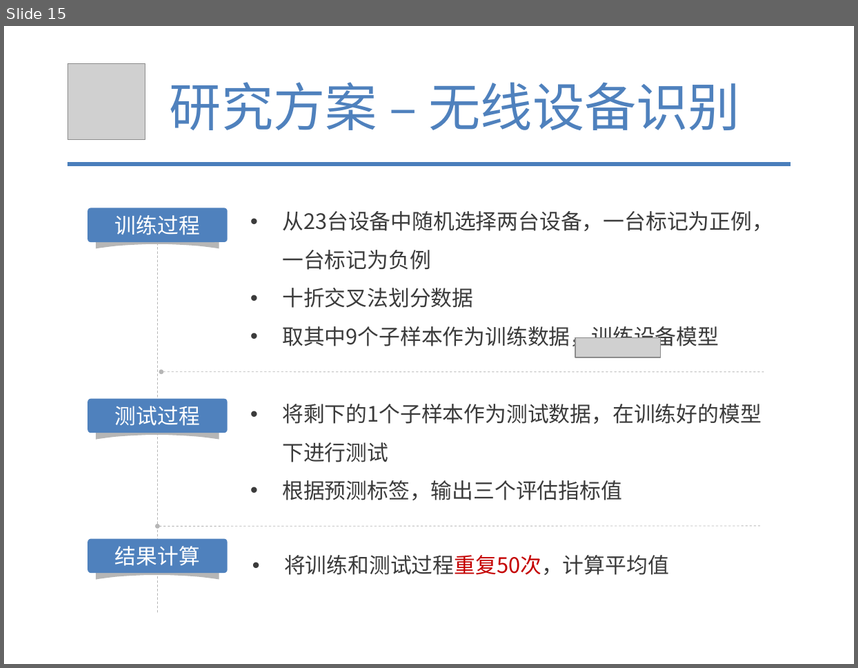
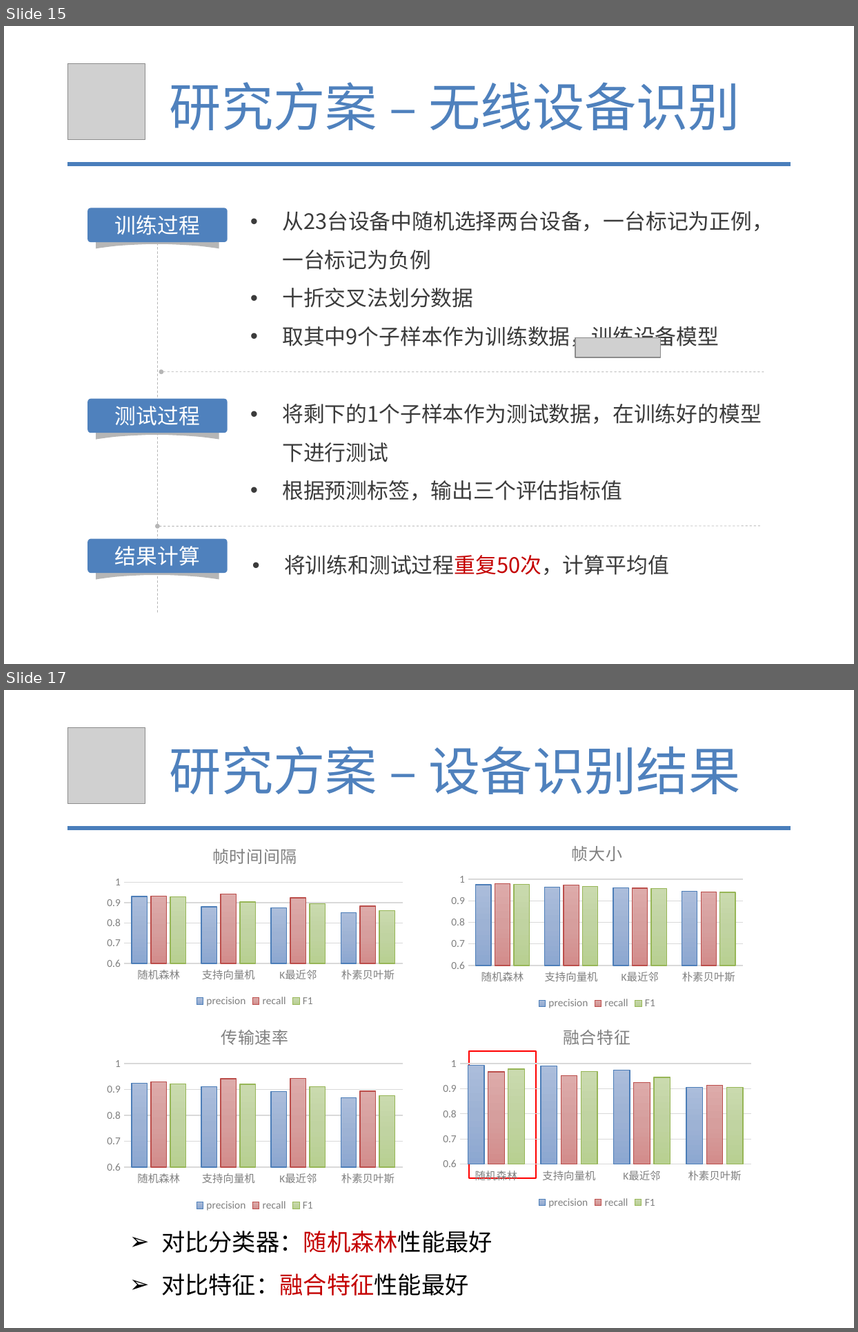
Before and after one commit to tianwen2017111/graduate_git, a slide deck: 余天文-硕5033班.pptx. Shown one above the other, each under a label of ours: slide 15 before the commit, slides 15 and 17 after it; the slides between them are not shown. The pictures are 858x668 and 858x1332 pixels, drawn with LibreOffice and Linux fonts; fonts in the diff are those of the drawing; grey boxes stand for pictures. Boxes give left, top, right and bottom in pixels: in the first picture for what was removed or moved away, otherwise in the second. Text is boxed around its words. In the diff, an @@ line names an element or a change of style, - is before the commit and + after.

```diff
--- a/余天文-硕5033班.pptx
+++ b/余天文-硕5033班.pptx
@@ slide 17 added at bbox=[4, 690, 854, 1328], background #FFFFFF @@
@@ picture added at bbox=[67, 727, 145, 804] @@
@@ text added at bbox=[170, 746, 741, 794], 44 pt, text #4F81BD @@
+研究方案 – 设备识别结果
@@ line added from (67, 828) to (791, 828), #4B7EBC 3 pt @@
@@ column chart added at bbox=[101, 830, 408, 1010] @@
+title "帧时间间隔 "
+categories: 随机森林, 支持向量机, K最近邻, 朴素贝叶斯
+precision: 0.93, 0.88, 0.87, 0.85
+recall: 0.93, 0.94, 0.92, 0.88
+F1: 0.93, 0.9, 0.89, 0.86
@@ column chart added at bbox=[445, 827, 749, 1012] @@
+title "帧大小 "
+categories: 随机森林, 支持向量机, K最近邻, 朴素贝叶斯
+precision: 0.97, 0.96, 0.96, 0.94
+recall: 0.98, 0.97, 0.96, 0.94
+F1: 0.98, 0.97, 0.96, 0.94
@@ column chart added at bbox=[101, 1010, 408, 1214] @@
+title "传输速率 "
+categories: 随机森林, 支持向量机, K最近邻, 朴素贝叶斯
+precision: 0.92, 0.91, 0.89, 0.87
+recall: 0.93, 0.94, 0.94, 0.89
+F1: 0.92, 0.92, 0.91, 0.88
@@ column chart added at bbox=[437, 1010, 758, 1211] @@
+title "融合特征 "
+categories: 随机森林, 支持向量机, K最近邻, 朴素贝叶斯
+precision: 0.99, 0.99, 0.97, 0.91
+recall: 0.97, 0.95, 0.92, 0.91
+F1: 0.98, 0.97, 0.94, 0.9
@@ rectangle added at bbox=[469, 1050, 536, 1178], outline #FF0000 1 pt @@
@@ text added at bbox=[161, 1230, 493, 1295], 20 pt, text #000000 @@
+➢ 对比分类器：随机森林性能最好
+➢ 对比特征：融合特征性能最好
```
Also in this commit, not shown: 7 slides changed, 11 other slides added, 16 slides removed, 2 other files.
